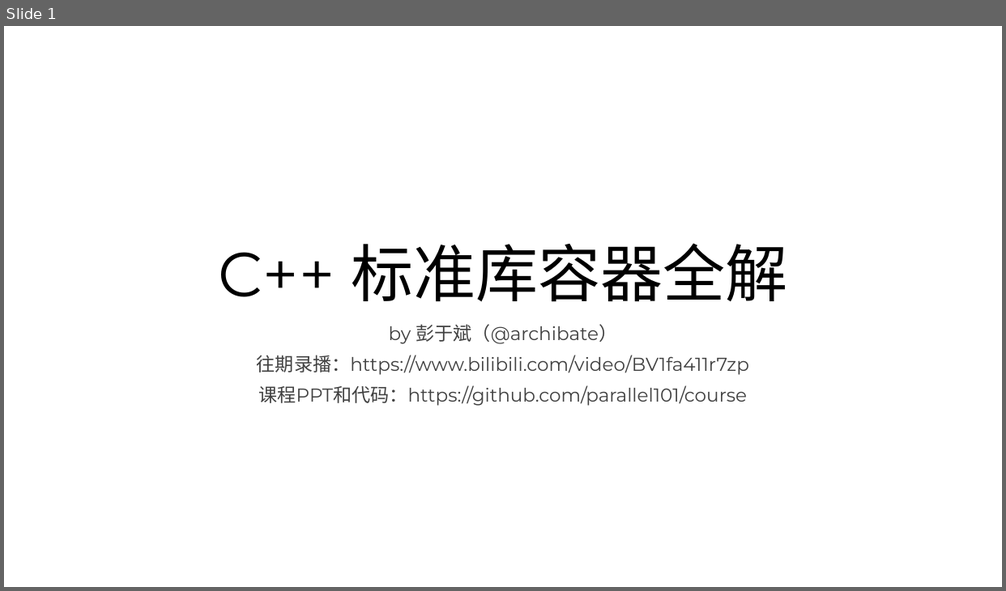
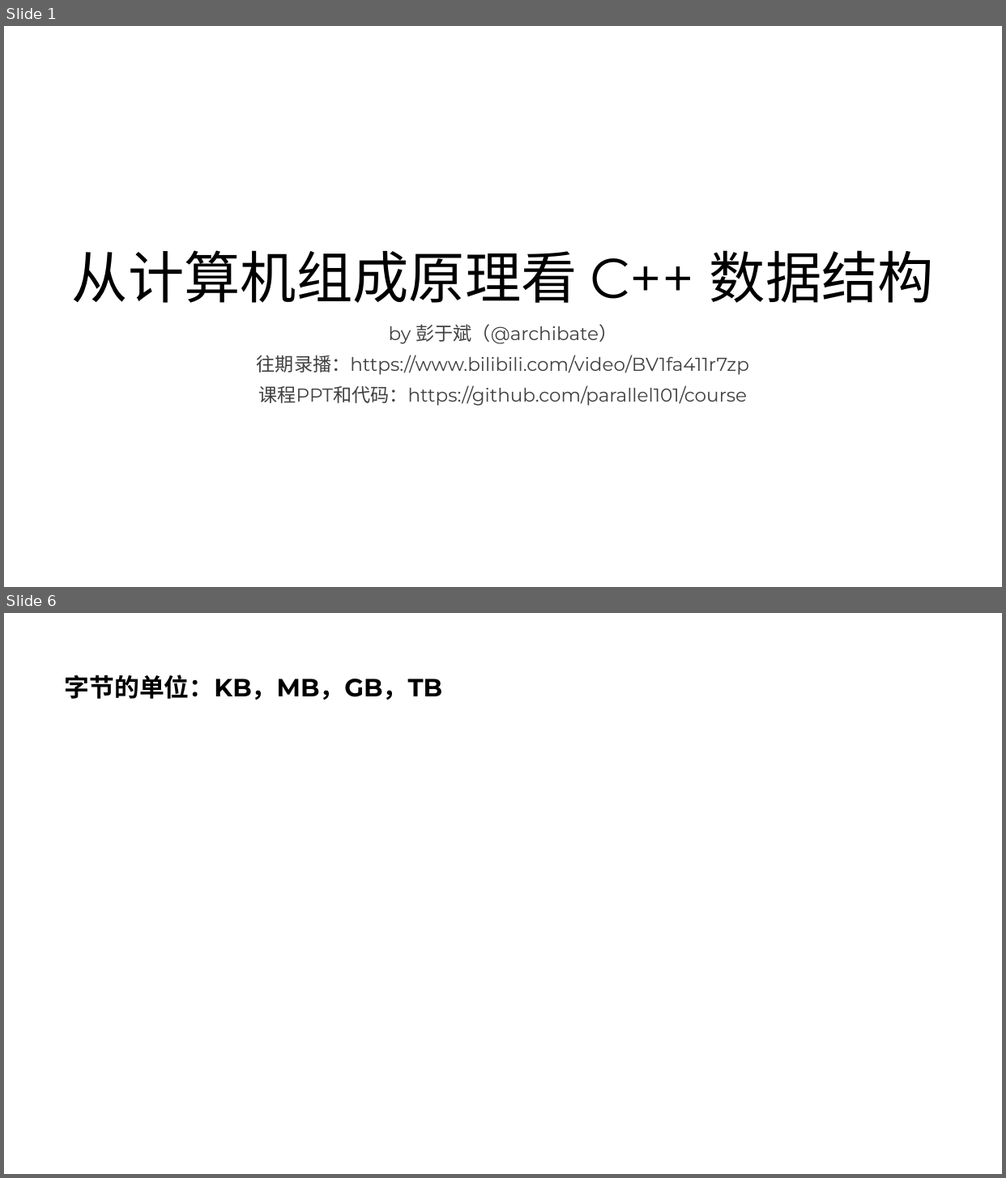
Before and after one commit to parallel101/course, a slide deck: 12/slides.pptx. Shown one above the other, each under a label of ours: slide 1 before the commit, slides 1 and 6 after it; the slides between them are not shown. The pictures are 1006x591 and 1006x1178 pixels, drawn with LibreOffice and Linux fonts; fonts in the diff are those of the drawing. Boxes give left, top, right and bottom in pixels: in the first picture for what was removed or moved away, otherwise in the second. Text is boxed around its words. In the diff, an @@ line names an element or a change of style, - is before the commit and + after.

```diff
--- a/12/slides.pptx
+++ b/12/slides.pptx
@@ slide 6 added at (4,613,1002,1174), background #FFFFFF @@
@@ title added at (65,675,442,700), 24 pt, text #000000, bold @@
+字节的单位：KB，MB，GB，TB
@@ slide 1 changed as well @@
@@ title at (72,250,934,303): text changed; size 60 to 54 pt @@
-C++ 标准库容器全解
+从计算机组成原理看 C++ 数据结构
```
Also in this commit, not shown: 19 other slides added, 5 other files.
